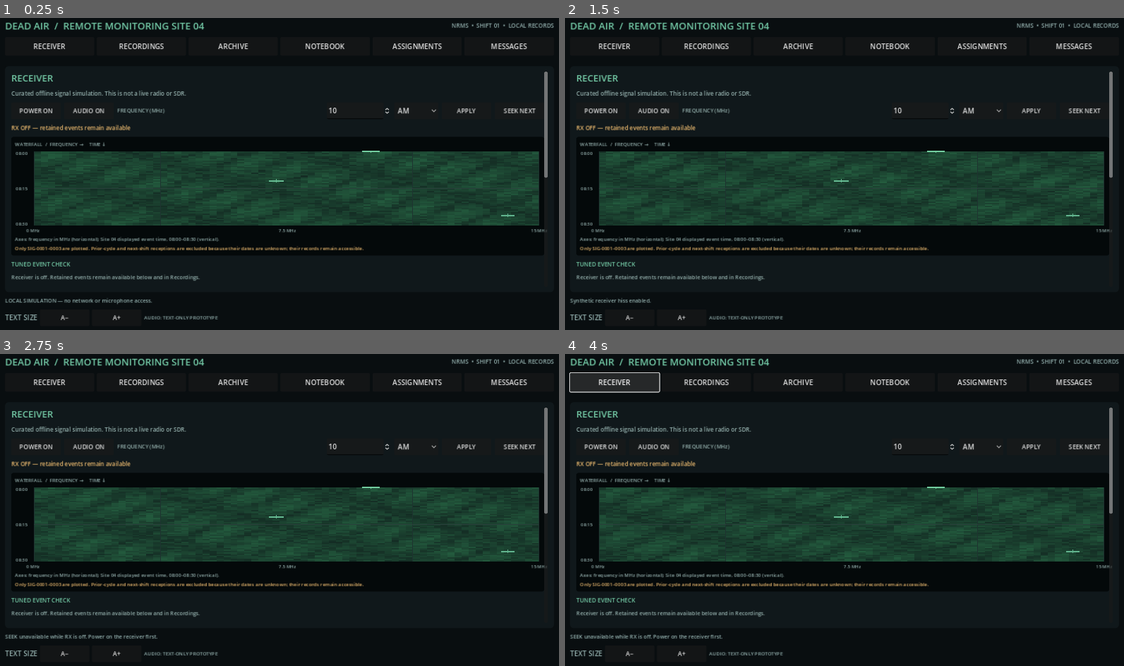
Above: before the commit, frames 1-4 (two rows, left to right).
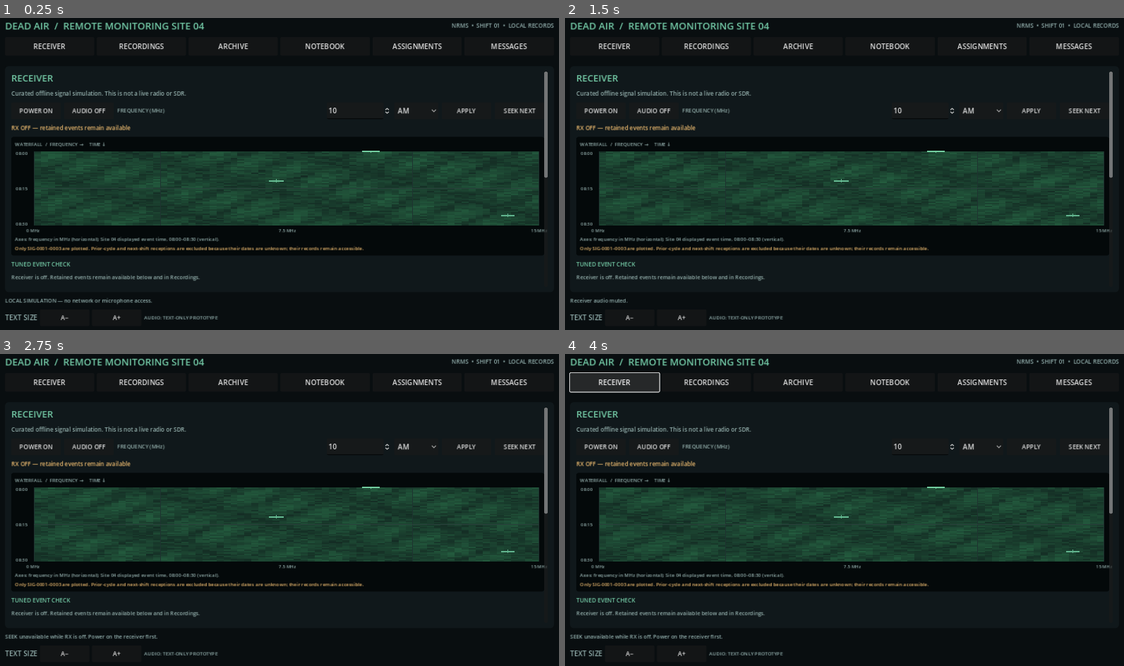
Above: after the commit, the same moments.

Repository: nuentoter/dead-air
Game: Godot game, scene res://scenes/main.tscn
Same seed, same stepped clock (60 frames per second), same inputs: the game is played once before the commit and once after it.
Inputs:
- Up to frame 1 (0.25 s): no input
- Up to frame 2 (1.5 s): click "AUDIO ON" (after the commit: "AUDIO OFF") at 0.5 s; click "AUDIO OFF" (after the commit: "AUDIO ON") at 1.25 s
- Up to frame 3 (2.75 s): click "SEEK NEXT" at 2 s
- Up to frame 4 (4 s): click "SEEK NEXT" at 2.75 s; click "RECEIVER" at 3.5 s

The runs differ from the first frame. In frame 1, less than 0.1% of the frame differs, in the area x 12-19%, y 28-31%; in frame 2, 0.2%, in the area x 0-19%, y 28-92%; in frame 3, less than 0.1%; in frame 4, less than 0.1%.

Commit message:
Persist receiver audio preference

Diff:
--- a/scripts/main.gd
+++ b/scripts/main.gd
@@ -100,6 +100,7 @@
 func _ready() -> void:
 	_setup_receiver_audio()
 	game = GameState.new()
+	audio_enabled = bool(game.data.get("settings", {}).get("audio_enabled", true))
 	if not String(game.load_notice).is_empty():
 		status_message = String(game.load_notice)
 	_build_shell()
@@ -444,6 +445,8 @@
 
 func _toggle_audio() -> void:
 	audio_enabled = not audio_enabled
+	game.data["settings"]["audio_enabled"] = audio_enabled
+	game.save_game()
 	status_message = "Synthetic receiver hiss enabled." if audio_enabled else "Receiver audio muted."
 	_refresh()
 
